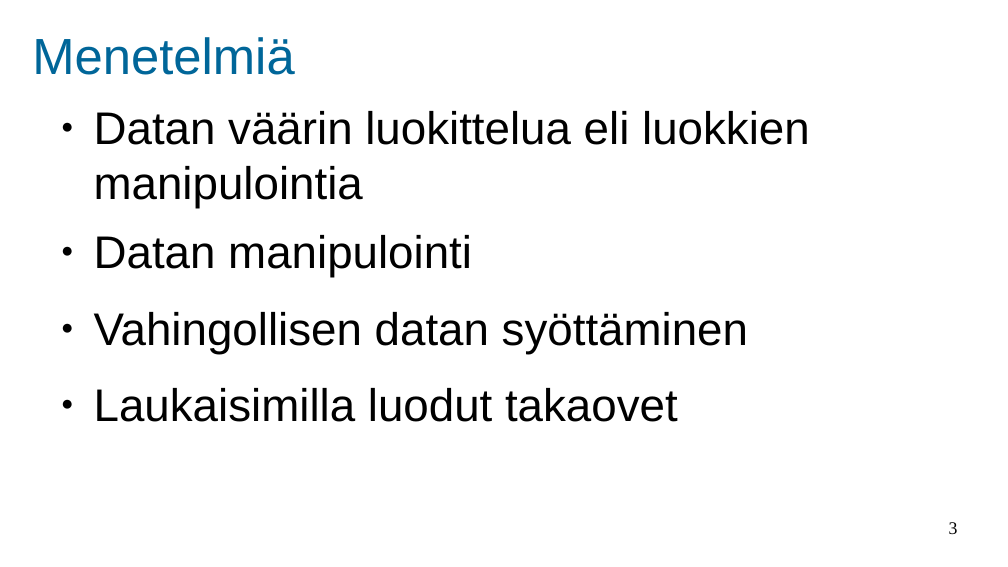
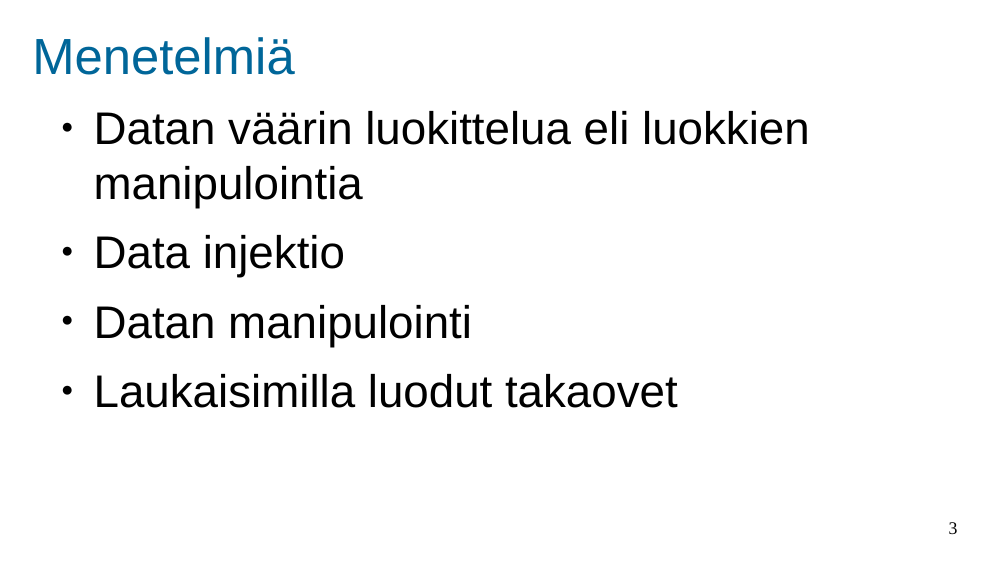
Before and after one commit to Akseli1236/AI-Poisoning, a slide deck: slide 3 of AI poisoning.odp. Drawn at 1008x567 pixels with LibreOffice and Linux fonts; fonts in the diff are those of the drawing; background and template pictures are left out. Boxes give left, top, right and bottom in pixels: in the first picture for what was removed or moved away, otherwise in the second. Text is boxed around its words. In the diff, an @@ line names an element or a change of style, - is before the commit and + after.

```diff
--- a/AI poisoning.odp
+++ b/AI poisoning.odp
@@ text at (x1=94, y1=235, x2=345, y2=277): paragraph added @@
+● Data injektio
@@ text at (x1=94, y1=312, x2=748, y2=354): paragraph removed @@
-● Vahingollisen datan syöttäminen
```
Also in this commit, not shown: 3 other slides changed.
